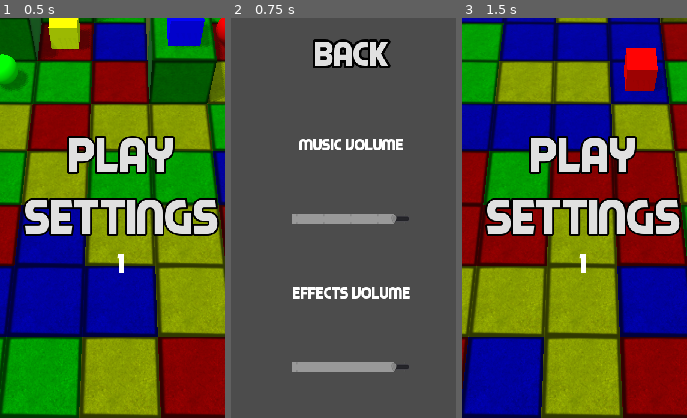
Above: before the commit, frames 1-3 (left to right).
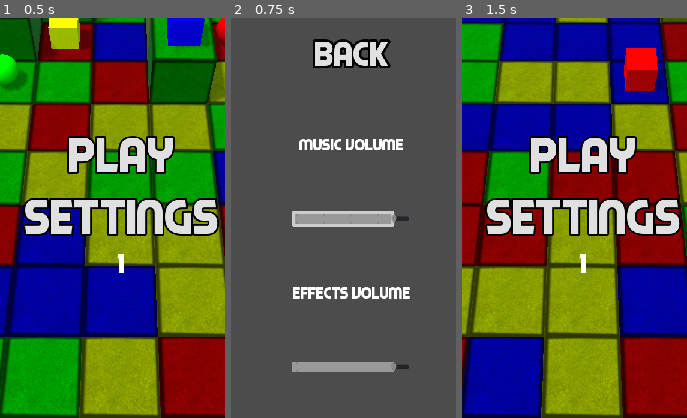
Above: after the commit, the same moments.

Repository: stevets/CSpike
Game: Godot game, scene res://Scenes/main.tscn
The game is run twice, just before and just after one commit, with the same random seed, the same clock (stepped at 60 frames per second) and the same inputs.
Inputs:
- Up to frame 1 (0.5 s): no input
- Up to frame 2 (0.75 s): click "Settings" at 0.5 s
- Up to frame 3 (1.5 s): click "Back" at 1.25 s
The pictures show only the part of the screen within x 23-73%, y 27-77%; the shares and areas given below are measured in that part.

Frame 1 is identical in both runs. In frame 2, 0.7% of the frame differs, in the area x 27-73%, y 48-53%; in frame 3, nothing differs.

Commit message:
added to the front and sides of player
Player cannot move left or right if there are objects on adjacent blocks. The game is over if player tries to move forward and there is an object on the block in front of player

Diff:
--- a/Scenes/SettingScreen.tscn
+++ b/Scenes/SettingScreen.tscn
@@ -11,6 +11,16 @@
 font_data = ExtResource( 2 )
 
 [sub_resource type="StyleBoxFlat" id=2]
+border_width_left = 5
+border_width_top = 5
+border_width_right = 5
+border_width_bottom = 5
+corner_radius_top_left = 2
+corner_radius_top_right = 2
+corner_radius_bottom_right = 2
+corner_radius_bottom_left = 2
+expand_margin_top = 5.0
+expand_margin_bottom = 5.0
 
 [sub_resource type="StyleBoxFlat" id=3]
 
--- a/Scenes/main.tscn
+++ b/Scenes/main.tscn
@@ -189,6 +189,7 @@
 stream = ExtResource( 22 )
 
 [node name="newcube" parent="." instance=ExtResource( 13 )]
+transform = Transform( 1, 0, 0, 0, 1, 0, 0, 0, 1, 10, 0, 0 )
 visible = false
 
 [node name="mainnode" type="Node" parent="."]
--- a/Scripts/HighScoreScreen.gd
+++ b/Scripts/HighScoreScreen.gd
@@ -3,7 +3,7 @@
 onready var globals = $"/root/Globals"
 onready var score = get_node("CenterContainer/VBoxContainer/score")
 onready var highscore = get_node("CenterContainer/VBoxContainer/newhighscore")
-
+onready var titlemusic = $"/root/Globalnode"
 #
 func _ready():
 	highscore.text = str(globals.highscore)
@@ -16,7 +16,7 @@
 
 func _on_Retry_pressed():
 	var _changescene = get_tree().change_scene("res://Scenes/main.tscn")
-
+	titlemusic.get_node("TitleMusicPlayer").play()
 
 func save():
 	var save_dict = {"highscore": globals.highscore}
--- a/Scripts/Player.gd
+++ b/Scripts/Player.gd
@@ -19,19 +19,34 @@
 
 func _on_Main_swiped(direction):
 	var ply = get_tree().get_root().get_node("Main/player1")
-	var playerpos = ply.get_global_transform().origin.x
+	space_state = get_world().direct_space_state
+	var playerposx = ply.get_global_transform().origin.x
+	var playerposy = ply.get_global_transform().origin.y
+	var playerposz = ply.get_global_transform().origin.z
+	var resultleft = space_state.intersect_ray(Vector3(playerposx,playerposy,playerposz), Vector3(playerposx - 1.5,playerposy,playerposz), [self])
+	var resultright = space_state.intersect_ray(Vector3(playerposx,playerposy,playerposz), Vector3(playerposx + 1.5,playerposy,playerposz), [self])
+	print("resultLeft:", resultleft)
+	print("resultRight:",resultright)
 	if direction.x >= 0:
 		#print("direction = ", direction.x)
-		if playerpos < 1:
+		if playerposx < 1:
 			pass
+		elif resultleft.has("collider"):
+			pass
+
 		else:
 			ply.global_translate(Vector3(-dx,0,0))  #move character to the left
+
 	else:
 		print("direction = ", direction.x)
-		if playerpos > 3:
+		if playerposx > 3:
 			pass
+		elif resultright.has("collider"):
+			pass
+
 		else:
 			ply.global_translate(Vector3(dx, 0, 0)) #move character to the right
+
 
 func _process(_delta):
 
@@ -86,22 +101,24 @@
 
 
 func _on_GameTick_timeout():
-
 	var ply = get_tree().get_root().get_node("Main/player1")
-	rowchange.volume_db = globals.effects_volume
-	rowchange.play()
-	var cam = get_tree().get_root().get_node("Main/Camera")
-	#var playerpos = ply.get_global_transform().origin.x
+	space_state = get_world().direct_space_state
+	var playerposx = ply.get_global_transform().origin.x
+	var playerposy = ply.get_global_transform().origin.y
 	var playerposz = ply.get_global_transform().origin.z
-
-	globals.finalscore += 1
-#	var currentscore = int(score.text)
-#	score.text = str(currentscore + 1)
-	ply.global_translate(Vector3(0,0,-1))
-	cam.global_translate(Vector3(0,0,-1))
-	if playerposz < -19:
-		#var globals = $"/root/Globals"
-		#globals.finalscore = currentscore
+	var resultfront = space_state.intersect_ray(Vector3(playerposx,playerposy,playerposz), Vector3(playerposx,playerposy,playerposz -1.5), [self])
+	if resultfront.has("collider"):
 		if globals.finalscore > globals.highscore:
 			globals.highscore = globals.finalscore
 		var _highscore =	get_tree().change_scene("res://Scenes/HighScoreScreen.tscn")
+	else:
+		rowchange.volume_db = globals.effects_volume
+		rowchange.play()
+		var cam = get_tree().get_root().get_node("Main/Camera")
+		globals.finalscore += 1
+		ply.global_translate(Vector3(0,0,-1))
+		cam.global_translate(Vector3(0,0,-1))
+	if playerposz < -18:
+		if globals.finalscore > globals.highscore:
+			globals.highscore = globals.finalscore
+		var _highscore =	get_tree().change_scene("res://Scenes/HighScoreScreen.tscn")
--- a/Scripts/SettingScreen.gd
+++ b/Scripts/SettingScreen.gd
@@ -2,6 +2,7 @@
 
 onready var globals = $"/root/Globals"
 onready var titlemusic = $"/root/Globalnode"
+
 
 func _ready():
 	$MarginContainer/CenterContainer/VBoxContainer/music_volume.value = globals.music_volume
@@ -14,7 +15,6 @@
 func _on_Back_pressed():
 	var _main = get_tree().change_scene("res://Scenes/main.tscn")
 
-
 func _on_HSlider_value_changed(_value):
 	globals.music_volume = $MarginContainer/CenterContainer/VBoxContainer/music_volume.value
 	titlemusic.get_child(0).volume_db = globals.music_volume
Not shown: 1 places in Scenes/main.tscn that only renumber resources
